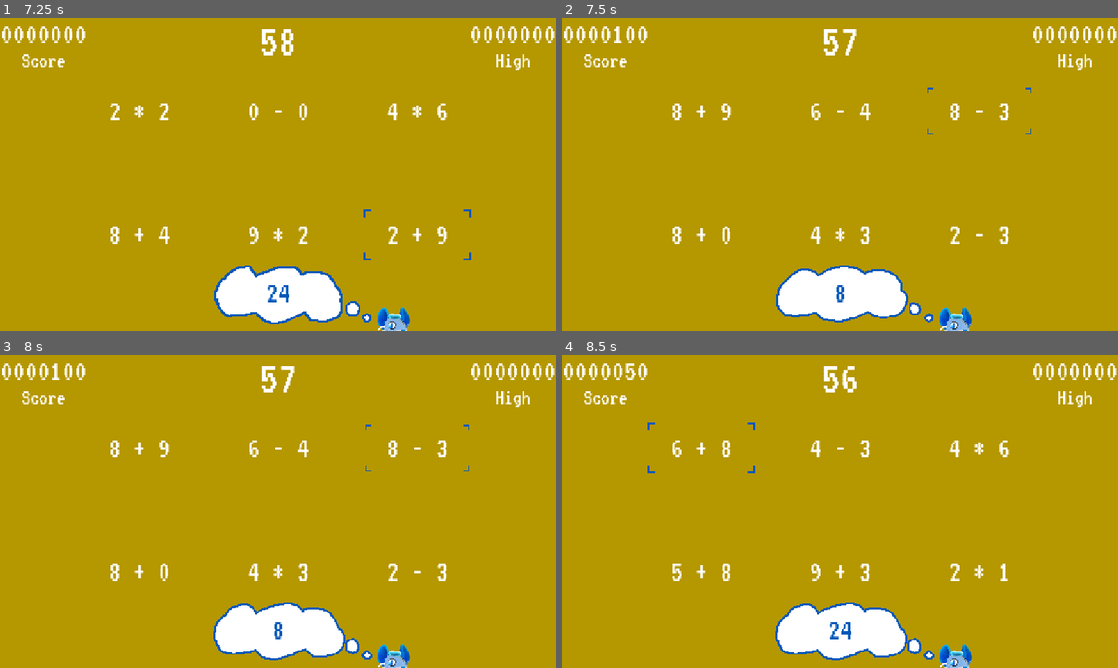
Above: before the commit, frames 1-4 (two rows, left to right).
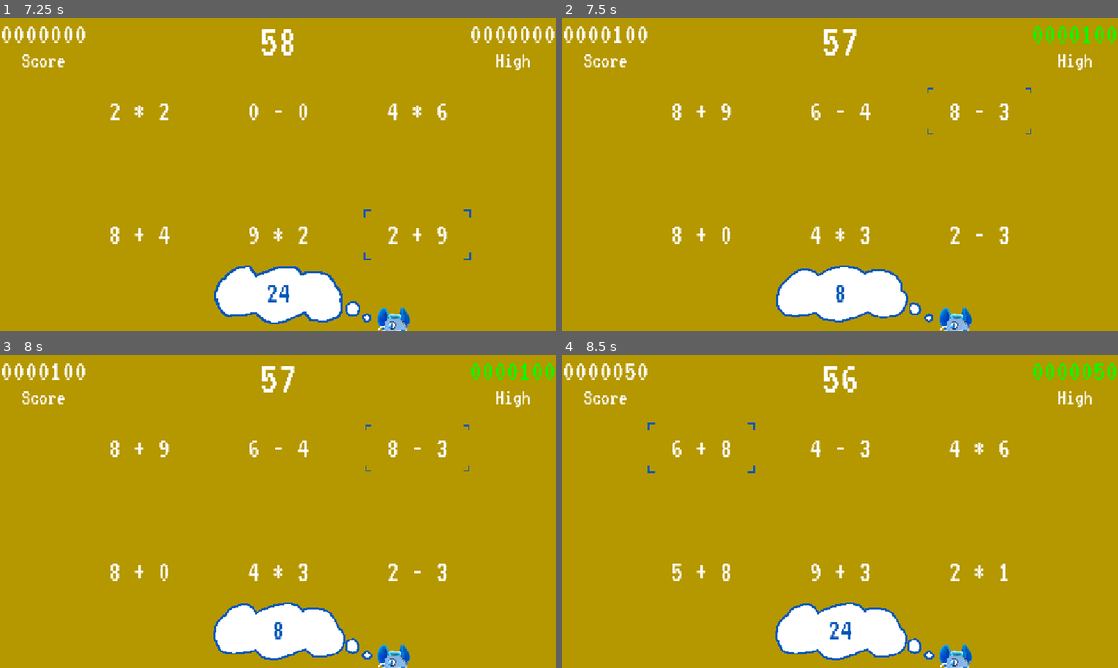
Above: after the commit, the same moments.

Repository: sdepouw/mathematics-and-cheese
Game: Godot game, scene res://Scenes/Root/root.tscn
Two runs of this game, one before a commit and one after it. Both use one fixed random seed, a clock stepped at 60 frames per second and the inputs below. Sound files missing from this copy of the repository are replaced by a short silence.
Inputs (mouse positions are in pixels of both pictures, inside the frame that each line leads up to):
- Up to frame 1 (7.25 s): tap Enter at 0.5 s; move the mouse to (400, 158) at 0.52 s; hold D (move_right) 0.53-1.28 s; tap Space (confirm) at 0.6, 1.25, 1.35, 2.75, 2.85, 3.6, 4.25, 4.35, 5, 5.1, 5.85, 6.6 s; click (400, 158) at 0.67 s; move the mouse to (166, 190) at 1.27 s; hold S (move_down) 1.28-2 s; click "Start Game" at 2 s; move the mouse to (139, 111) at 2.77 s; hold D (move_right) 2.78-3.53 s; click (139, 111) at 2.92 s; move the mouse to (278, 111) at 3.52 s; hold W (move_up) 3.53-4.28 s; click (278, 111) at 3.67 s; move the mouse to (417, 111) at 4.27 s; hold A (move_left) 4.28-5.78 s; click (417, 111) at 4.42 s; move the mouse to (139, 233) at 5.02 s; click (139, 233) at 5.17 s; move the mouse to (278, 233) at 5.77 s; hold S (move_down) 5.78-6.53 s; click (278, 233) at 5.92 s; move the mouse to (417, 233) at 6.52 s; hold D (move_right) from 6.53 s (still down); click (417, 233) at 6.67 s
- Up to frame 2 (7.5 s): move the mouse to (962, 158) at 7.27 s; release D (move_right) at 7.28 s; hold W (move_up) from 7.28 s (still down); tap Space (confirm) at 7.35 s
- Up to frame 3 (8 s): keep holding W (move_up)
- Up to frame 4 (8.5 s): move the mouse to (728, 527) at 8.02 s; release W (move_up) at 8.03 s; hold D (move_right) from 8.03 s (still down); tap Space (confirm) at 8.1 s; click (728, 527) at 8.17 s

Frame 1 is identical in both runs. In frame 2, 0.4% of the frame differs, in the area x 84-100%, y 2-8%; in frame 3, 0.4%; in frame 4, 0.4%.

Commit message:
Sound + Green on High Score
Sound only plays on first reach. Dropping below and going back up does not replay sound.

Diff:
--- a/Game/Scenes/Game/game.gd
+++ b/Game/Scenes/Game/game.gd
@@ -18,6 +18,7 @@
 @onready var _restart_button: Button = $RestartButton
 @onready var _wrong_sound: AudioStreamPlayer = $WrongSound
 @onready var _correct_sound: AudioStreamPlayer = $CorrectSound
+@onready var _new_high_score_sound: AudioStreamPlayer = $NewHighScoreSound
 
 var _answer_to_hit: int:
   set(value):
@@ -36,13 +37,12 @@
     _hud.update_streak_display(_current_streak, _on_notable_streak())
 func _on_notable_streak() -> bool:
   return _current_streak > 2
+var _high_score_reached: bool = false
 
 func _ready() -> void:
   game_started.emit()
   _toggle_game_piece_visibility(false)
   _toggle_game_over_visibility(false)
-  HighScore.updated.connect(_hud.update_high_score_display)
-  _hud.update_high_score_display(HighScore.get_current_high_score())
 
 func _process(_delta: float) -> void:
   if _game_on:
@@ -69,7 +69,9 @@
 func _on_game_started() -> void:
   _current_score = 0
   _current_streak = 0
+  _high_score_reached = false
   _hud.update_time_display(_game_timer.wait_time)
+  _hud.update_high_score_display(HighScore.get_current_high_score())
   _toggle_game_over_visibility(false)
   _generate_new_equations()
   await _run_countdown_async()
@@ -100,7 +102,6 @@
   if !_game_on or equation == null:
     return
   if _answer_to_hit == equation.get_answer():
-    _correct_sound.play()
     _current_streak += 1
     const BASE_SCORE: int = 100
     if _on_notable_streak():
@@ -108,10 +109,25 @@
       _current_score += BASE_SCORE + streak_bonus
     else:
       _current_score += 100
+    if _current_score > HighScore.get_current_high_score():
+      if not _high_score_reached:
+        _new_high_score_sound.play()
+        _high_score_reached = true
+      else:
+        _correct_sound.play()
+      _hud.update_high_score_display(_current_score, true)
+    else:
+      _correct_sound.play()
   else:
     _wrong_sound.play()
     _current_score -= 50
     _current_streak = 0
+    if _current_score <= HighScore.get_current_high_score():
+      _hud.update_high_score_display(HighScore.get_current_high_score(), false)
+    else:
+      _hud.update_high_score_display(_current_score, true)
+
+
   _generate_new_equations()
 
 func _on_game_timer_timeout() -> void:
--- a/Game/Scenes/Game/game.tscn
+++ b/Game/Scenes/Game/game.tscn
@@ -8,6 +8,7 @@
 [ext_resource type="PackedScene" uid="uid://cambpmv5v3opa" path="res://Scenes/EnhancedButton/enhanced_button.tscn" id="5_xfil1"]
 [ext_resource type="PackedScene" uid="uid://csme42t8hpnid" path="res://Scenes/PauseScreen/pause_screen.tscn" id="6_flgk0"]
 [ext_resource type="AudioStream" uid="uid://c42nkfhvunfly" path="res://Assets/Sounds/correct.wav" id="6_vifcx"]
+[ext_resource type="AudioStream" uid="uid://dbv00fxfs8fif" path="res://Assets/Sounds/new_high_score.wav" id="9_huoen"]
 
 [node name="Game" type="Node"]
 script = ExtResource("1_i1e5p")
@@ -21,6 +22,7 @@
 [node name="HUD" parent="." instance=ExtResource("2_i1e5p")]
 
 [node name="EquationBoard" parent="." instance=ExtResource("3_flgk0")]
+visible = false
 position = Vector2(288, 192)
 
 [node name="GameOverLabel" type="Label" parent="." groups=["GameOverPieces"]]
@@ -35,6 +37,7 @@
 vertical_alignment = 1
 
 [node name="BlueyAnswer" parent="." groups=["GamePieces"] instance=ExtResource("4_vifcx")]
+visible = false
 position = Vector2(616, 576)
 
 [node name="RestartButton" parent="." groups=["GameOverPieces"] instance=ExtResource("5_xfil1")]
@@ -46,6 +49,7 @@
 text = "Play Again"
 
 [node name="MainMenuButton" parent="." groups=["GameOverPieces"] instance=ExtResource("5_xfil1")]
+visible = false
 offset_left = 624.0
 offset_top = 448.0
 offset_right = 1024.0
@@ -82,6 +86,9 @@
 [node name="CorrectSound" type="AudioStreamPlayer" parent="."]
 stream = ExtResource("6_vifcx")
 
+[node name="NewHighScoreSound" type="AudioStreamPlayer" parent="."]
+stream = ExtResource("9_huoen")
+
 [connection signal="game_ended" from="." to="." method="_on_game_ended"]
 [connection signal="game_ended" from="." to="HUD" method="_on_game_ended"]
 [connection signal="game_started" from="." to="." method="_on_game_started"]
--- a/Game/Scenes/HUD/hud.gd
+++ b/Game/Scenes/HUD/hud.gd
@@ -16,8 +16,12 @@
   _streak_label.visible = show_streak
   _streak_label.text = "%03d" % streak
 
-func update_high_score_display(high_score: int) -> void:
+func update_high_score_display(high_score: int, highlight: bool = false) -> void:
   _high_score_label.text = _clamp_score_display(high_score)
+  if highlight:
+    _high_score_label.add_theme_color_override("font_color", Color.GREEN)
+  else:
+    _high_score_label.remove_theme_color_override("font_color")
 
 func update_time_display(time_remaining: float) -> void:
   var format: String = "%2d"
Not shown: 1 places in Game/Scenes/Game/game.tscn that only renumber resources
